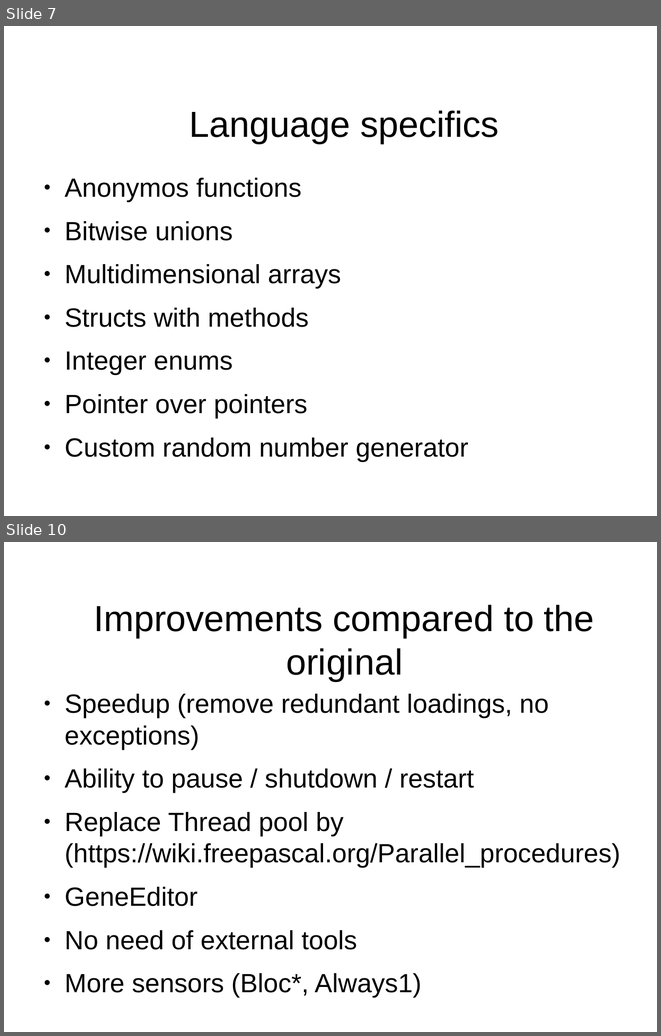
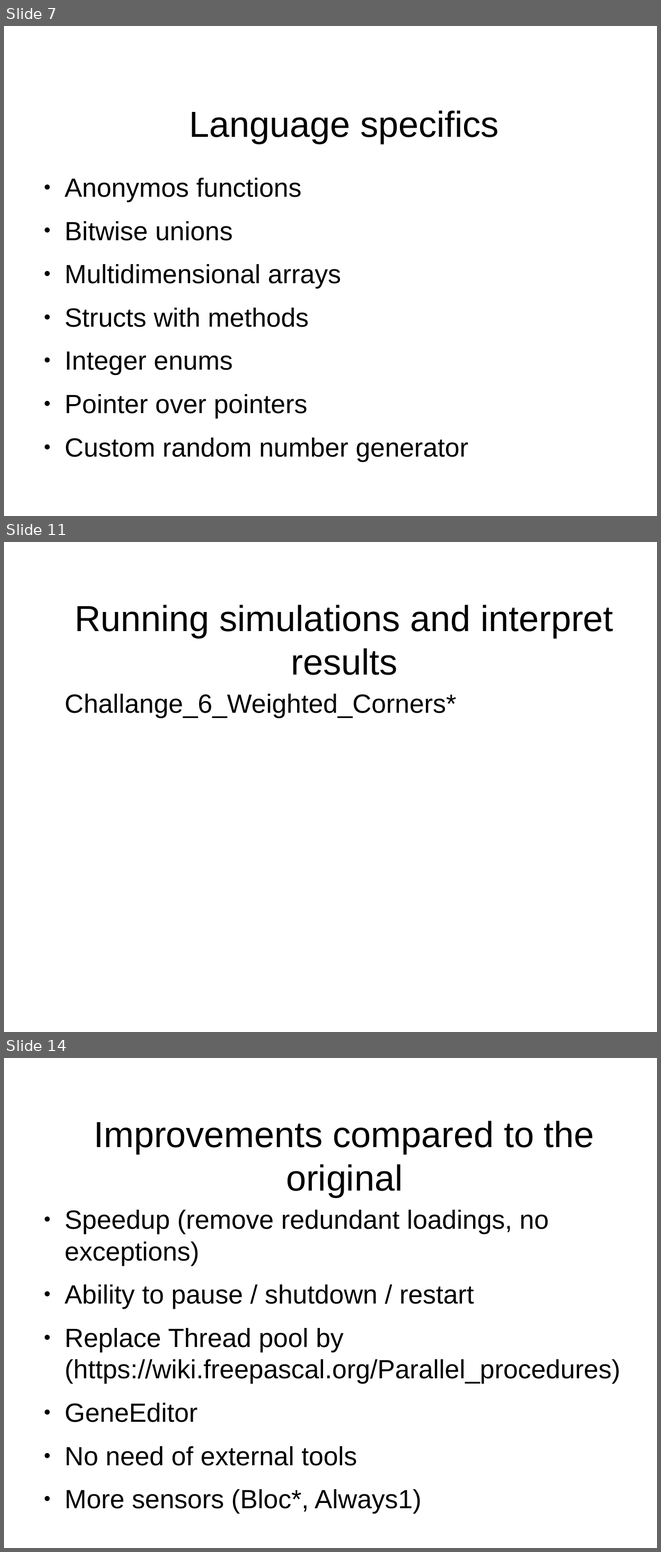
Before and after one commit to PascalCorpsman/biosim4_FPC_translation, a slide deck: presentations/Presentation.odp. Shown one above the other, each under a label of ours: slides 7 and 10 before the commit, slides 7, 11 and 14 after it; the slides between them are not shown. The pictures are 661x1036 and 661x1552 pixels, drawn with LibreOffice and Linux fonts; fonts in the diff are those of the drawing; background and template pictures are left out. Boxes give left, top, right and bottom in pixels: in the first picture for what was removed or moved away, otherwise in the second. Text is boxed around its words. In the diff, an @@ line names an element or a change of style, - is before the commit and + after.

Commit message:
ADD: update Presentation ADD: new Challange ?

```diff
--- a/presentations/Presentation.odp
+++ b/presentations/Presentation.odp
@@ slide 11 added at <box>4,542,657,1032</box>, background #FFFFFF @@
@@ title added at <box>74,605,614,675</box>, 44 pt, text #000000 @@
+Running simulations and interpret results
@@ text added at <box>64,694,456,718</box>, 32 pt, text #000000 @@
+Challange_6_Weighted_Corners*
@@ what was slide 10 is now slide 14 @@
```
Also in this commit, not shown: 2 slides changed, 3 other slides added, 1 other file.
